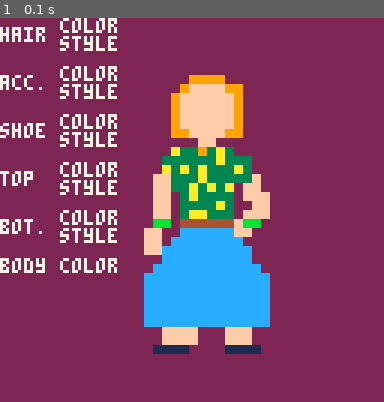
Above: before the commit, frame 1.
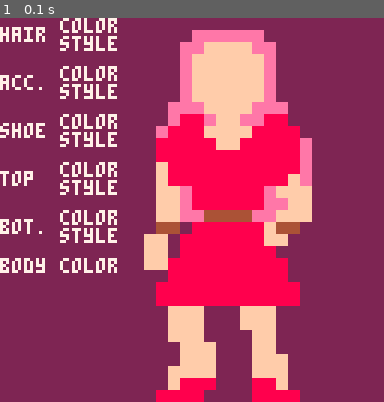
Above: after the commit, the same moment.

Repository: wefightforsam/wefightforsam
Game: PICO-8 cartridge Sonya/fashion.p8
Same seed, same stepped clock (60 frames per second), same inputs: the game is played once before the commit and once after it.
Inputs:
- Up to frame 1 (0.1 s): no input

The runs differ from the first frame. In frame 1, 29% of the frame differs, in the area x 37-82%, y 3-100%.

Commit message:
scaling code

Diff:
--- a/Sonya/fashion.p8
+++ b/Sonya/fashion.p8
@@ -4,41 +4,41 @@
 -- fashtion program
 -- by sonya
 
-body_width  = 2
-body_height = 4
-hair_height = 2
+body_width  = 16
+body_height = 48
+scale = 4
 
 body = {
  color = 15
 }
 
 hair = {
-	style = 0,
-	color = 9,
+	style = 1,
+	color = 14,
 	other = 0
 }
 
 acc = {
  style = 0,
- color = 11,
+ color = 4,
  other = 0
 }
 
 shoes = {
  style = 0,
- color = 1,
+ color = 8,
  other = 0,
 }
 
 top = {
- style = 3,
- color = 3,
+ style = 0,
+ color = 8,
  other = 10
 }
 
 bottom = {
- style = 0,
- color = 12,
+ style = 1,
+ color = 8,
  other = 4
 }
 
@@ -46,48 +46,28 @@
 function _draw()
  cls(2) pal()
 
- local x, y = 128-16, 128-32
+ local x, y = 48, 0
+
+ function draw_part(part, head_to_part, top_to_head, part_height)
+  pal(8, part.color)
+  pal(5, part.other)
+  sspr(part.style * body_width, head_to_part + top_to_head,
+   body_width, part_height,
+   x, y + head_to_part * scale,
+   body_width * scale, part_height * scale)
+ end
 
  pal(14, body.color)
 
- -- hair
- pal(8, hair.color)
- pal(5, hair.other)
- spr(hair.style * body_width + 128, x, y, body_width, hair_height)
-
- -- accessories
- pal(8, acc.color)
- pal(5, acc.other)
- spr(acc.style * body_width + 160, x, y + 16, body_width, 1)
-
- -- shoes
- pal(8, shoes.color)
- pal(5, shoes.other)
- spr(shoes.style * body_width + 176, x, y + 24, body_width, 1)
+ draw_part(hair, 0, 64, 17)
+ draw_part(acc, 17, 64, 8)
+ draw_part(shoes, 24, 64, 8)
 
  -- make skin transparent from here on
  palt(15, true)
 
- -- top
- pal(8, top.color)
- pal(5, top.other)
- spr(top.style * body_width, x, y, body_width, body_height)
-
- -- bottom
- pal(8, bottom.color)
- pal(5, bottom.other)
- spr(bottom.style * body_width + 64, x, y, body_width, body_height)
-
- -- draw larger
- x, y = 48, 16
- local scale = 3
- for i = 0, 15 do
-  for j = 0, 31 do
-   rectfill(x + i * scale, y + j * scale,
-    x + i * scale + scale - 1, y + j * scale + scale - 1,
-    pget(128 - 16 + i, 128 - 32 + j))
-  end
- end
+ draw_part(top, 0, 0, body_height)
+ draw_part(bottom, 0, 32, body_height)
 
  -- erase old
  rectfill(128 - 16, 128 - 32, 127, 127, 2)
Not shown, changed: 171 lines of the sprite sheet (__gfx__) section of Sonya/fashion.p8
Not shown, changed: the thumbnail (__label__) section of Sonya/fashion.p8
